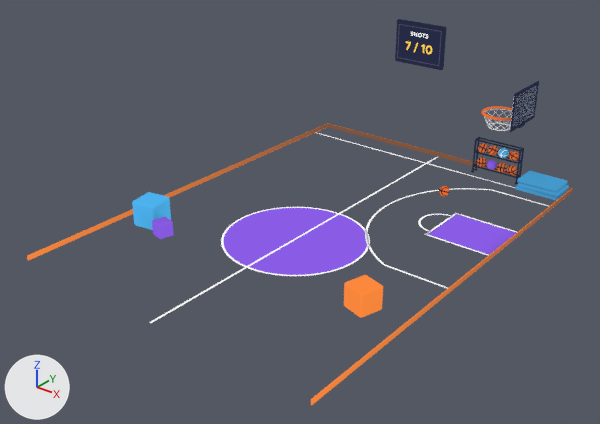
Two versions of the glTF model public/models/rooms/play_props.glb, one commit apart.
Camera for both pictures: a 50 mm camera at (12.72, -16.4, 10.6) aimed at (-0.04, -0.46, 0.71). Arrows for +X, +Y and +Z are at lower left; the lights stay in place. The first picture is the older version. Where no turn or scale is listed for an object, it has been applied to the vertices. Vertices at exactly the same position are counted once.

In view in the first picture: 'hoop_mount', 'rack_balls', 'room_static', 'scoreboard_screen' and 5 more.
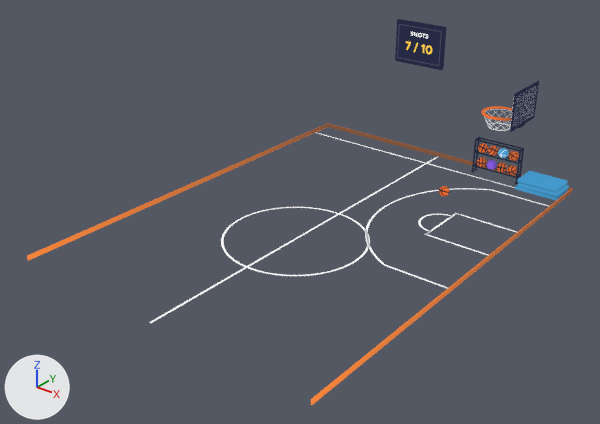
Boxes [x1, y1, x2, y2] around the edits, measured in the pictures (600 x 424 px):
part 1 of me_room_static, deleted (purple): before [223, 208, 367, 275]
part 2 of me_room_static, deleted (blue): before [132, 192, 171, 230]
part 3 of me_room_static, deleted: before [152, 217, 173, 239]
part 4 of me_room_static, deleted (orange): before [344, 275, 383, 318]
part 5 of me_room_static, deleted (purple): before [428, 214, 520, 255]

What changed in the scene script:
```text
Change me_room_static:
    used by ob_room_static; location = (0.0, 0.0, 0.0)
    remove me_room_static.from_pydata(...)  # 2558 vertices, 4204 faces; spans x -4.7..4.7, y -6.0..7.0, z 0.0..4.4
    add me_room_static.from_pydata(...)  # 1766 vertices, 2776 faces; spans x -4.7..4.7, y -6.0..7.0, z 0.0..4.4
    me_room_static part 1: the loose piece of 193 vertices spanning x -2.0..2.0, y -2.7..1.3, z 0.0 is deleted
    me_room_static part 2: the loose piece of 152 vertices spanning x -4.19..-3.31, y -2.94..-2.06, z 0.0..0.78 is deleted
    me_room_static part 3: the loose piece of 152 vertices spanning x -3.26..-2.74, y -3.06..-2.54, z 0.0..0.44 is deleted
    me_room_static part 4: the loose piece of 152 vertices spanning x 3.05..3.85, y -2.85..-2.05, z 0.0..0.68 is deleted
    me_room_static part 5: the loose piece of 143 vertices spanning x 2.68..4.7, y 1.78..3.42, z 0.0 is deleted
```
